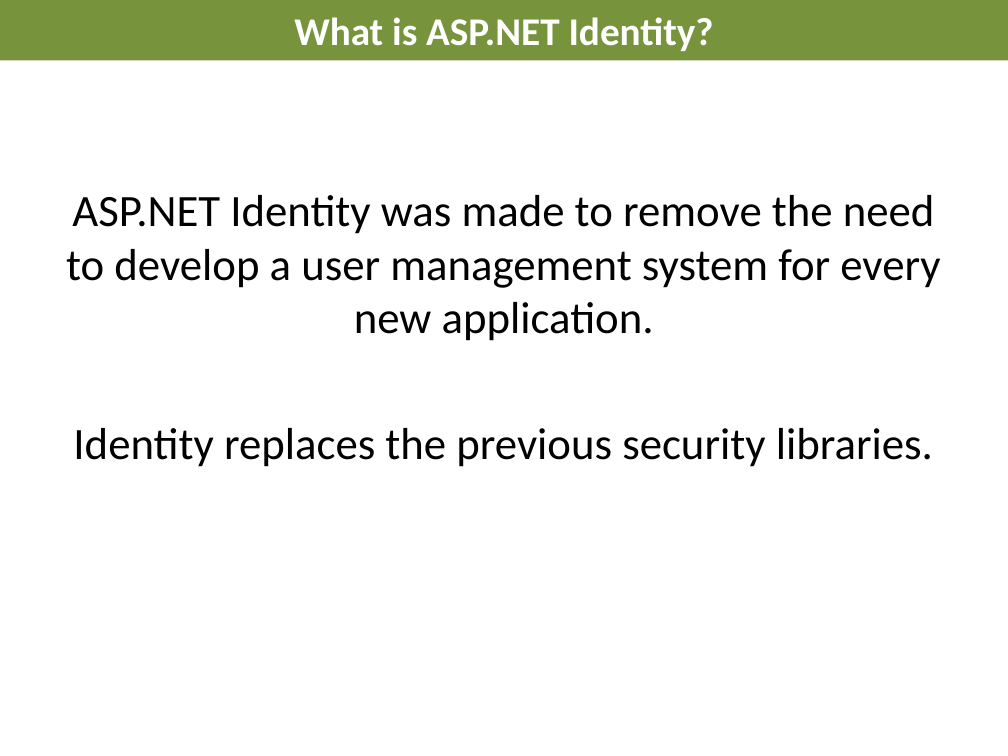
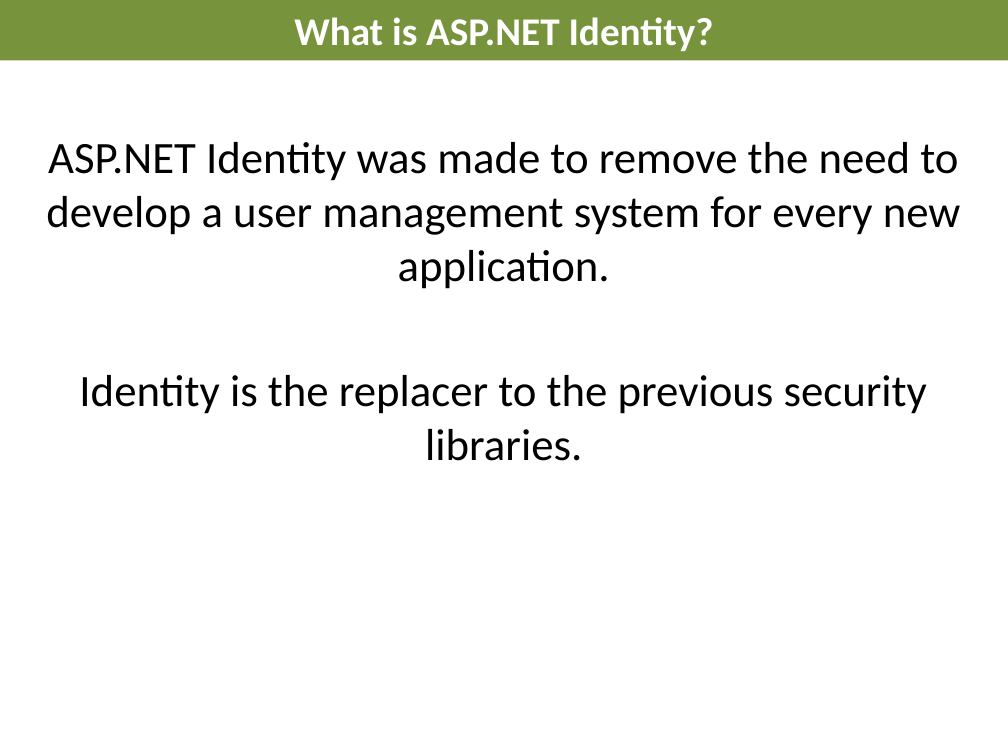
Before and after one commit to AndreasElffors/IdentityTemplate, a slide deck: slide 4 of Documents/Identity-Introduction.pptx. Drawn at 1008x756 pixels with LibreOffice and Linux fonts; fonts in the diff are those of the drawing; background and template pictures are left out. Boxes give left, top, right and bottom in pixels: in the first picture for what was removed or moved away, otherwise in the second. Text is boxed around its words. In the diff, an @@ line names an element or a change of style, - is before the commit and + after.

```diff
--- a/Documents/Identity-Introduction.pptx
+++ b/Documents/Identity-Introduction.pptx
@@ text "ASP.NET Identity was made to ...": place and size @@
-text "ASP.NET Identity was made to ..." at <box>66,195,940,467</box>
+text "ASP.NET Identity was made to ..." at <box>46,142,961,461</box>
@@ text at <box>79,375,927,461</box>: text changed @@
-Identity replaces the previous security libraries.
+Identity is the replacer to the previous security libraries.
```
Also in this commit, not shown: 7 other slides changed, 6 slides added, 1 slide removed.
